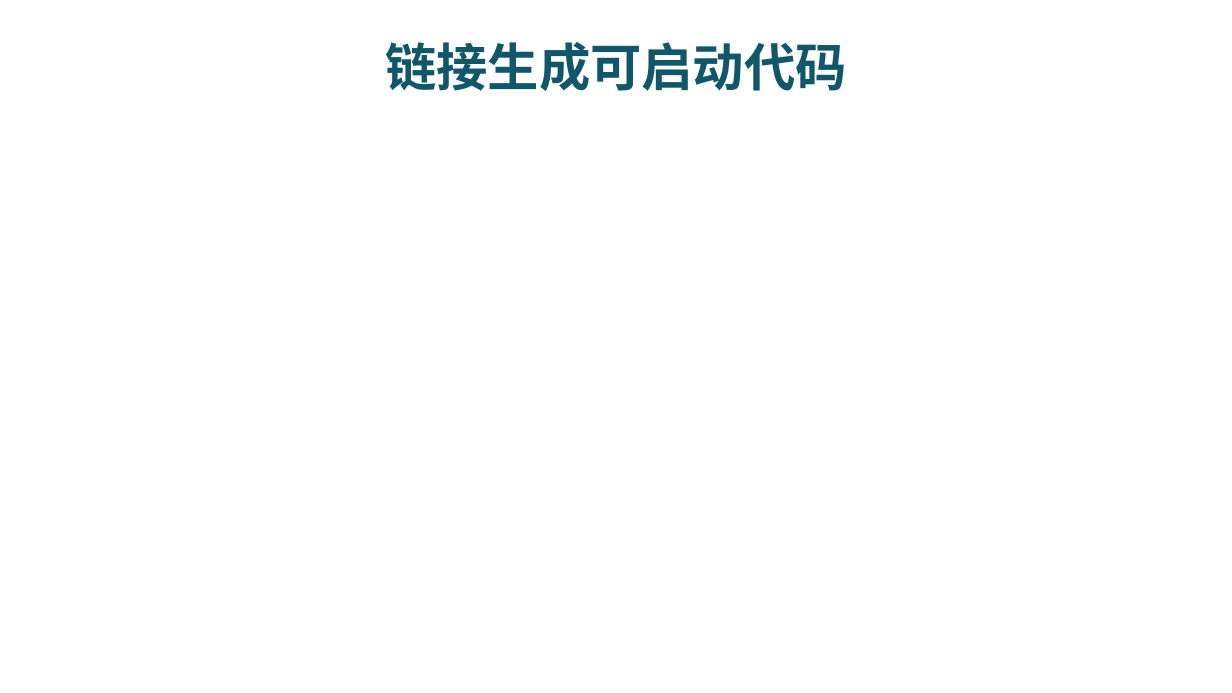
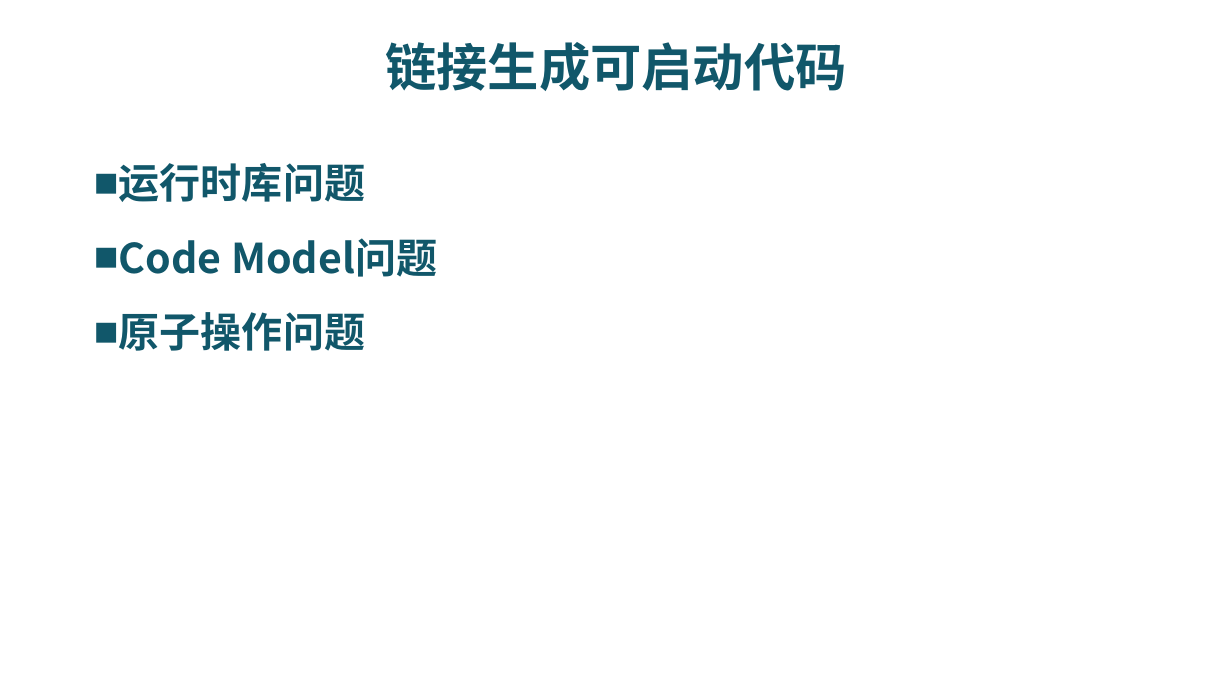
Before and after one commit to riscv-labs/OS2018spring-projects-g06, a slide deck: slide 6 of final_report.pptx. Drawn at 1232x693 pixels with LibreOffice and Linux fonts; fonts in the diff are those of the drawing; background and template pictures are left out. Boxes give left, top, right and bottom in pixels: in the first picture for what was removed or moved away, otherwise in the second. Text is boxed around its words. In the diff, an @@ line names an element or a change of style, - is before the commit and + after.

```diff
--- a/final_report.pptx
+++ b/final_report.pptx
@@ text added at [119,163,437,351], 32 pt, text #11576A, bold @@
+■ 运行时库问题
+■ Code Model问题
+■ 原子操作问题
```
Also in this commit, not shown: 5 other slides changed, 1 other file.
